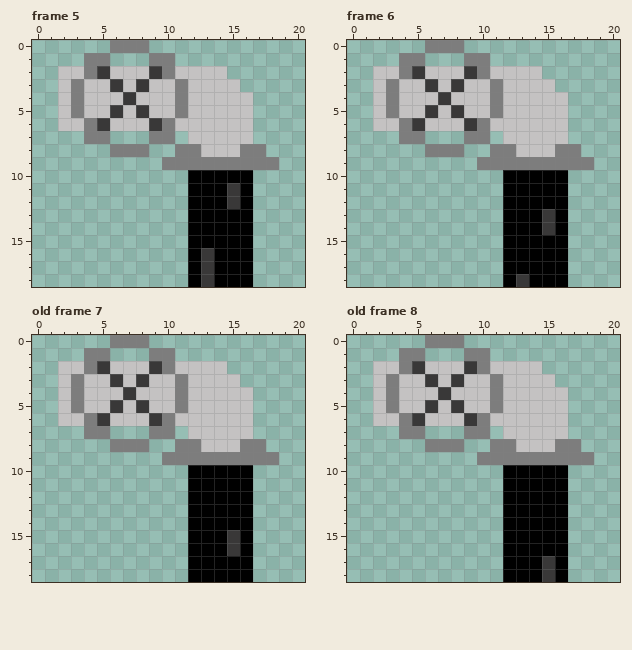
Animated GIF sprite -- src/main/resources/static/images/spillanim.gif. Above: the version before the commit.
The file is 189x171 pixels, drawn in blocks of 9x9; one block is one cell here. Shown: frame 5, frame 6, old frame 7, old frame 8. The commit also changed other frames, which this record leaves out.
After the commit:
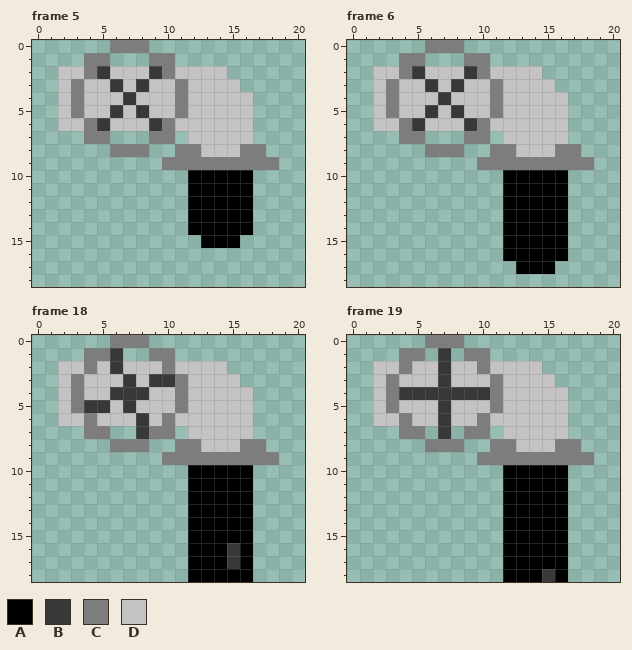
Palette (. is transparent): A #000000  B #393838  C #7d7d7d  D #c4c2c2
A new or re-ordered frame is compared with the old frame closest to it.
From old to new:
frames 16 -> 24
--- frame 5
@@ x 10..18 @@
 10 ..AAAAA..
-11 ..AAABA..
-12 ..AAABA..
+11 ..AAAAA..
+12 ..AAAAA..
 13 ..AAAAA..
 14 ..AAAAA..
-15 ..AAAAA..
-16 ..ABAAA..
-17 ..ABAAA..
-18 ..ABAAA..
+15 ...AAA...
+16 .........
+17 .........
+18 .........
--- frame 6
@@ x 10..18 @@
 12 ..AAAAA..
-13 ..AAABA..
-14 ..AAABA..
+13 ..AAAAA..
+14 ..AAAAA..
 15 ..AAAAA..
 16 ..AAAAA..
-17 ..AAAAA..
-18 ..ABAAA..
+17 ...AAA...
+18 .........
--- frame 18 is new; against old frame 7
@@ x 2..12 @@
  0 ....CCC....
- 1 ..CC...CC..
- 2 DDCBDDDBCDD
- 3 DCDDBDBDDCD
- 4 DCDDDBDDDCD
- 5 DCDDBDBDDCD
- 6 DDCBDDDBCDD
- 7 ..CC...CC.D
+ 1 ..CCB..CC..
+ 2 DDCDBDDDCDD
+ 3 DCDDDBDBBCD
+ 4 DCDDBBBDDCD
+ 5 DCBBDBDDDCD
+ 6 DDCDDDBDCDD
+ 7 ..CC..BCC.D
  8 ....CCC..CC
@@ x 13..17 @@
 14 AAAA.
-15 AABA.
+15 AAAA.
 16 AABA.
-17 AAAA.
+17 AABA.
 18 AAAA.
--- frame 19 is new; against old frame 8
@@ x 2..12 @@
  0 ....CCC....
- 1 ..CC...CC..
- 2 DDCBDDDBCDD
- 3 DCDDBDBDDCD
- 4 DCDDDBDDDCD
- 5 DCDDBDBDDCD
- 6 DDCBDDDBCDD
- 7 ..CC...CC.D
+ 1 ..CC.B.CC..
+ 2 DDCDDBDDCDD
+ 3 DCDDDBDDDCD
+ 4 DCBBBBBBBCD
+ 5 DCDDDBDDDCD
+ 6 DDCDDBDDCDD
+ 7 ..CC.B.CC.D
  8 ....CCC..CC
@@ x 13..17 @@
 16 AAAA.
-17 AABA.
+17 AAAA.
 18 AABA.
Changed places in both pictures, as pixel boxes (x1, y1, x2, y2):
changed: (188, 183, 253, 287)
changed: (503, 209, 568, 287)
changed: (84, 348, 175, 439)
changed: (227, 530, 240, 569)
changed: (399, 348, 490, 439)
changed: (542, 556, 555, 569)
